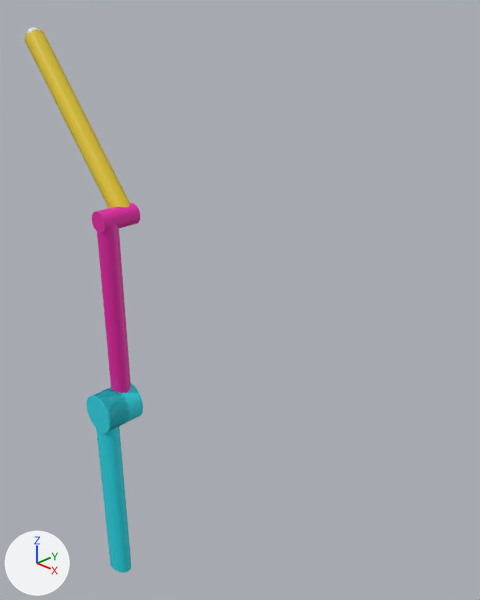
Renders of the Blender file 3dof-arm-01/bazo_3D.blend from each side of a commit.
Rendered twice from a camera (50 mm lens) standing at (5.0, -3.11, 5.8) and looking at (0.47, 1.45, 2.97). Arrows for +X, +Y and +Z are at lower left; the lights stay in place.

The first picture shows 'cil1', 'cil2', 'cil3', 'shpere0'.
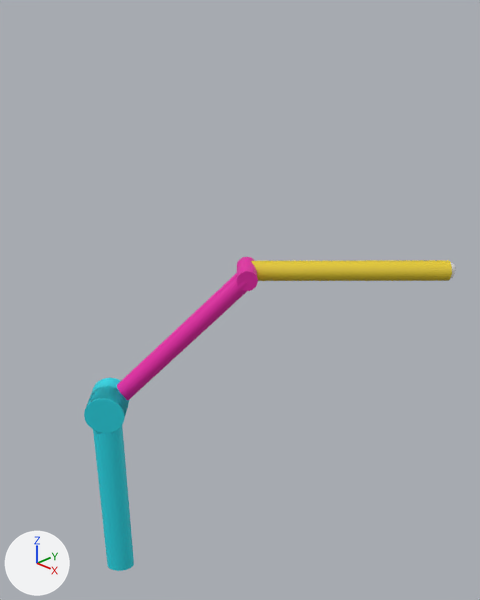
Location of each change, [x1, y1, x2, y2] in pixels of the pictures (480 x 600 px):
'cil3', moved, turned
    before: [24, 30, 130, 208]
    after: [251, 260, 452, 281]
'cil2', moved, turned
    before: [92, 203, 140, 393]
    after: [117, 257, 258, 401]
'cil1', turned
    before: [86, 383, 143, 573]
    after: [84, 378, 134, 571]
'shpere0', moved
    before: [27, 27, 39, 34]
    after: [451, 263, 456, 278]

The change, as a diff of the scene's bpy script:
```diff
--- a/3dof-arm-01/bazo_3D.blend.py
+++ b/3dof-arm-01/bazo_3D.blend.py
@@ ob_shpere0 @@
 ob_shpere0 = bpy.data.objects.new('shpere0', me_basic_sphere_1702)
-ob_shpere0.location = (-1.29, 0.4, 5.53)
+ob_shpere0.location = (2.13, 2.7, 3.41)
 _m = ob_shpere0.modifiers.new('Subdivision', 'SUBSURF')
@@ ob_cil1 @@
 ob_cil1.location = (0.0, 0.0, 1.0)
+ob_cil1.rotation_euler = (0.0, 0.0, 0.785)  # degrees (0, 0, 45)
 ob_cil1.scale = (0.15, 0.1, 1.0)
@@ ob_cil3 @@
 ob_cil3 = bpy.data.objects.new('cil3', me_cylinder_002)
-ob_cil3.location = (-0.64, 0.4, 4.77)
-ob_cil3.rotation_euler = (0.0, -2.269, 0.0)  # degrees (0, -130, 0)
+ob_cil3.location = (1.42, 1.99, 3.41)
+ob_cil3.rotation_euler = (0.0, 0.0, 0.785)  # degrees (0, 0, 45)
 ob_cil3.scale = (0.1, 0.1, 1.0)
@@ ob_cil2 @@
 ob_cil2 = bpy.data.objects.new('cil2', me_cylinder_003)
-ob_cil2.location = (0.0, 0.2, 3.0)
-ob_cil2.rotation_euler = (0.0, -1.571, 0.0)  # degrees (0, -90, 0)
+ob_cil2.location = (0.36, 0.64, 2.71)
+ob_cil2.rotation_euler = (0.0, -0.785, 0.785)  # degrees (0, -45, 45)
 ob_cil2.scale = (0.1, 0.1, 1.0)
```
